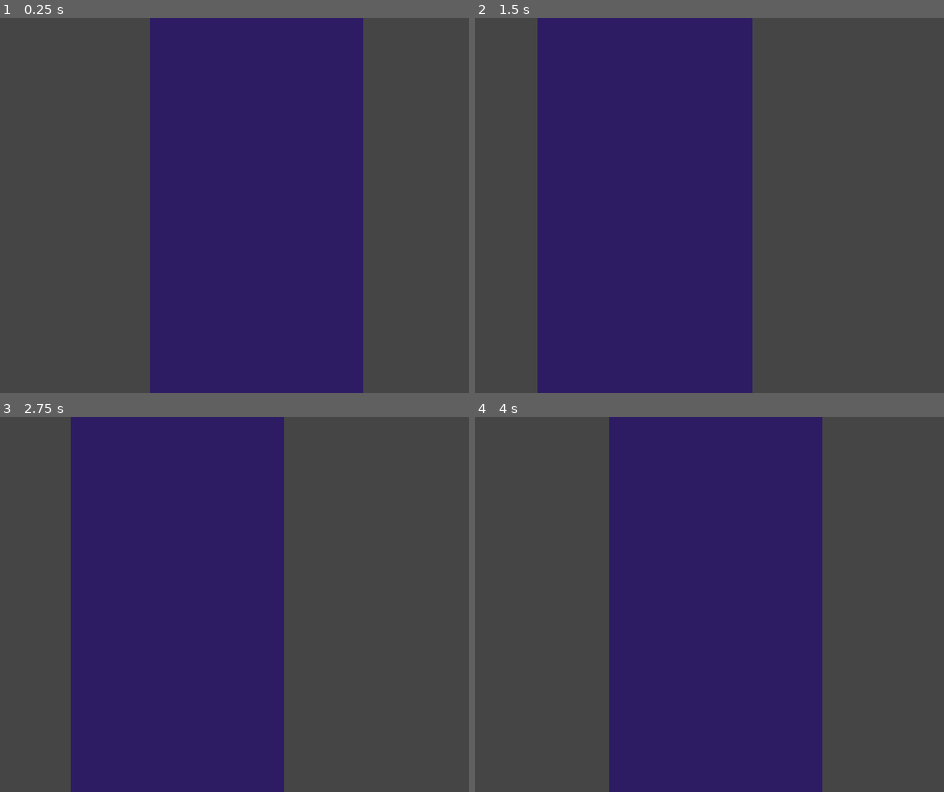
Above: before the commit, frames 1-4 (two rows, left to right).
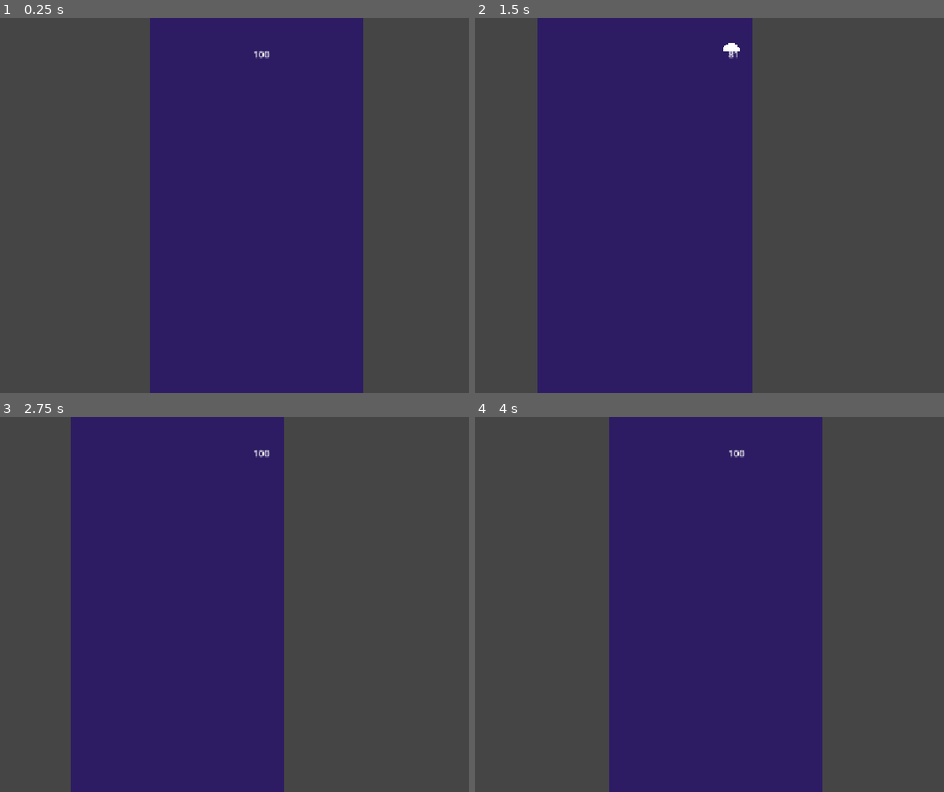
Above: after the commit, the same moments.

Repository: crissoll/Fail-Safe-Game-Jam
Game: Godot game, scene res://scenes/levels/basic_level.tscn
Two runs of this game, one before a commit and one after it. Both use one fixed random seed, a clock stepped at 60 frames per second and the inputs below.
Inputs:
- Up to frame 1 (0.25 s): no input
- Up to frame 2 (1.5 s): tap Enter (reset_level) at 0.5 s; hold D (right) 0.53-1.28 s; tap Space (switch_dimension) at 0.6, 1.35 s; hold Up (slow_down) from 1.28 s (still down)
- Up to frame 3 (2.75 s): tap Enter (reset_level) at 2 s; release Up (slow_down) at 2.03 s; hold D (right) from 2.03 s (still down); tap Space (switch_dimension) at 2.1 s
- Up to frame 4 (4 s): tap Space (switch_dimension) at 2.85, 3.6 s; release D (right) at 3.53 s; hold A (left) from 3.53 s (still down)

The runs differ from the first frame. In frame 1, less than 0.1% of the frame differs, in the area x 54-58%, y 8-11%; in frame 2, less than 0.1%, in the area x 52-57%, y 6-11%; in frame 3, less than 0.1%; in frame 4, less than 0.1%.

Commit message:
added brake stamina

Diff:
--- a/first-prototype----dropper-/scenes/levels/basic_level.tscn
+++ b/first-prototype----dropper-/scenes/levels/basic_level.tscn
@@ -24,12 +24,13 @@
 
 [node name="EmptyLevel" parent="." unique_id=2117120648 node_paths=PackedStringArray("player") instance=ExtResource("3_56njm")]
 width = 372.615
-height = 1572.15
+height = 400.0
 player = NodePath("../player")
 
 [node name="player" parent="." unique_id=440862904 instance=ExtResource("1_m3wy8")]
 position = Vector2(149, 33)
 gravity_scale = 0.0
+brake_strength = 10000.0
 camera_change_speed = 600.0
 
 [node name="FixedObstacles" type="TileMapLayer" parent="." unique_id=1618841191]
--- a/first-prototype----dropper-/scenes/levels/empty_level.tscn
+++ b/first-prototype----dropper-/scenes/levels/empty_level.tscn
@@ -77,6 +77,7 @@
 [node name="obstacle" parent="." unique_id=1329070235 instance=ExtResource("3_jdsy5")]
 position = Vector2(0, -253)
 scale = Vector2(100, 1)
+collision_mask = 24
 
 [connection signal="body_entered" from="FlipPlayerArea" to="FlipPlayerArea" method="_on_body_entered"]
 [connection signal="player_entered" from="FlipPlayerArea" to="." method="_on_reverse_area_player_entered"]
--- a/first-prototype----dropper-/scenes/player.tscn
+++ b/first-prototype----dropper-/scenes/player.tscn
@@ -19,3 +19,18 @@
 
 [node name="Camera2D" type="Camera2D" parent="." unique_id=824191862]
 position = Vector2(4, 266)
+
+[node name="Paraglider" type="Polygon2D" parent="." unique_id=1485162993]
+visible = false
+polygon = PackedVector2Array(-15, 0, -14, -7, -9, -13, 0, -15, 8, -13, 13, -7, 15, 0)
+
+[node name="Star" type="Polygon2D" parent="." unique_id=1854112994]
+visible = false
+color = Color(1, 1, 0.19607843, 1)
+polygon = PackedVector2Array(0, -16, -4, -7, -13, -4, -4, -3, 0, 6, 3, -3, 11, -6, 2, -7)
+
+[node name="TempStaminaLabel" type="Label" parent="." unique_id=131832886]
+offset_left = -6.0
+offset_top = -7.0
+offset_right = 34.0
+offset_bottom = 16.0
--- a/first-prototype----dropper-/scripts/classes/player.gd
+++ b/first-prototype----dropper-/scripts/classes/player.gd
@@ -1,5 +1,14 @@
 class_name Player
 extends RigidBody2D
+
+@onready var paraglider: Polygon2D = $Paraglider
+
+@export var max_stamina := 100.0
+var stamina := max_stamina
+@export var brake_stamina_constumption_per_second := 100.0
+@export var stamina_recover := 60.0
+@export var brake_cooldown := 0.5
+var cur_brake_cooldown = 0.0
 
 @export var move_speed := 10.0
 
@@ -10,9 +19,12 @@
 @export var g := 200.0
 
 var spawn_pos : Vector2
+var stamina_runnout := false
 
 @onready var camera :Camera2D = $Camera2D
 @export var camera_change_speed := 1000.0
+@onready var temp_stamina_label: Label = $TempStaminaLabel
+@onready var star: Polygon2D = $Star
 
 var upside_down := false
 var reverse_camera := false
@@ -33,6 +45,14 @@
 	upside_down = false
 	spirit = false
 	update_spirit_form()
+	if(paraglider != null):
+		paraglider.hide()
+	if(star != null):
+		star.hide()
+	stamina = max_stamina
+	cur_brake_cooldown = 0
+	stamina_runnout = false
+	reverse_camera = false
 
 	#every time the level resets, jellyfish are visible and monitoring again
 	for i:JellyFish in get_tree().get_nodes_in_group("Jellyfish"):
@@ -43,6 +63,8 @@
 	linear_velocity.y = -1 * impulse_value * (1 - 2 * int(upside_down))
 
 func update_spirit_form() ->void:
+	set_collision_layer_value(4,!spirit)
+	set_collision_layer_value(5,spirit)
 	if(spirit):
 		$CollisionShape2D.debug_color = Color.GREEN
 	else:
@@ -50,8 +72,7 @@
 func switch_dimension() -> void:
 	spirit = !spirit
 	print(spirit)
-	set_collision_layer_value(4,!spirit)
-	set_collision_layer_value(5,spirit)
+
 	update_spirit_form()
 
 
@@ -74,14 +95,41 @@
 	if Input.is_action_just_pressed(&"switch_dimension"):
 		switch_dimension()
 
+	temp_stamina_label.text = str(int(stamina))
 	var mov_vec := Input.get_axis(&"left",&"right")
 	linear_velocity.x = (mov_vec * move_speed)
 
-	if Input.is_action_pressed(&"slow_down"):
+	if Input.is_action_just_pressed(&"slow_down") and !stamina_runnout and cur_brake_cooldown <= 0:
+		paraglider.show()
+
+	elif Input.is_action_just_released(&"slow_down"):
+		cur_brake_cooldown = brake_cooldown
+		star.show()
+		paraglider.hide()
+		stamina_runnout = false
+	elif stamina < 0:
+		cur_brake_cooldown = brake_cooldown
+		star.show()
+		paraglider.hide()
+	print(stamina," ",cur_brake_cooldown)
+
+	if Input.is_action_pressed(&"slow_down") and (stamina > 0) and !stamina_runnout and cur_brake_cooldown <= 0:
+		stamina -= brake_stamina_constumption_per_second * delta
+		if(stamina < 0):
+			stamina_runnout = true
 		if(abs(linear_velocity.y) > min_y_speed && abs(linear_velocity.y) < max_y_speed ):
-			linear_velocity.y -=  brake_strength * delta
-	elif(abs(linear_velocity.y) < max_y_speed):
-		linear_velocity.y += (1 - 2 * int(upside_down)) * g * delta
+			linear_velocity.y -= (1 - 2 * int(upside_down)) * brake_strength * delta
+	else:
+		if(cur_brake_cooldown > 0):
+			cur_brake_cooldown -= delta
+		else:
+			star.hide()
+		if(stamina < max_stamina):
+			stamina += stamina_recover * delta
+
+		if(abs(linear_velocity.y) < max_y_speed):
+			linear_velocity.y += (1 - 2 * int(upside_down)) * g * delta
+
 
 func apply_damage():
 	reset()
